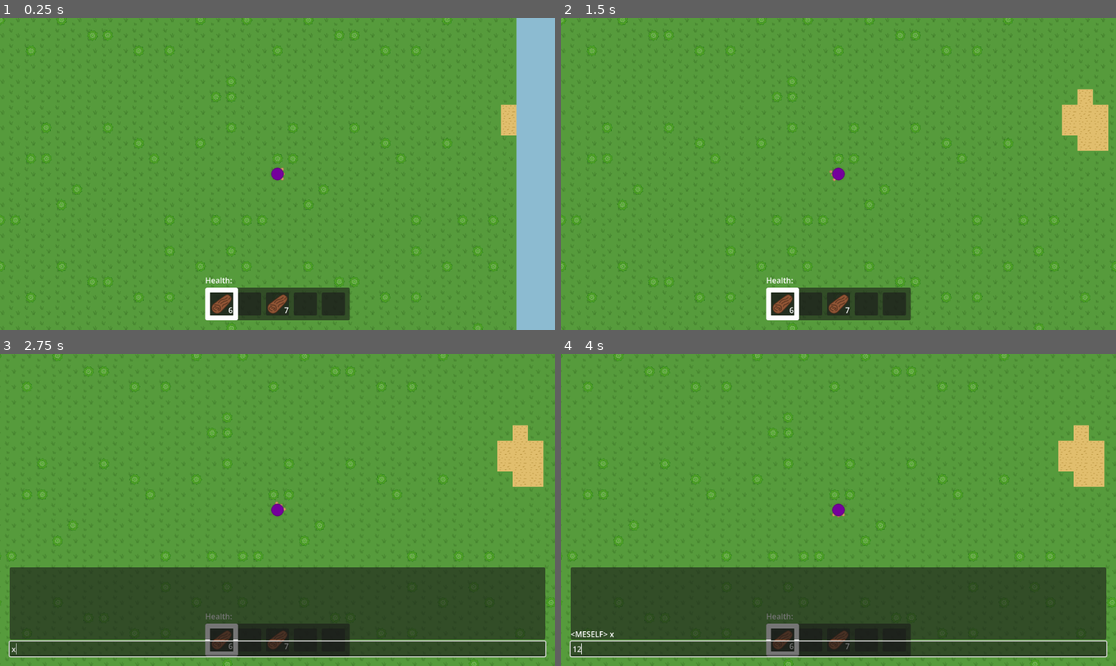
Above: before the commit, frames 1-4 (two rows, left to right).
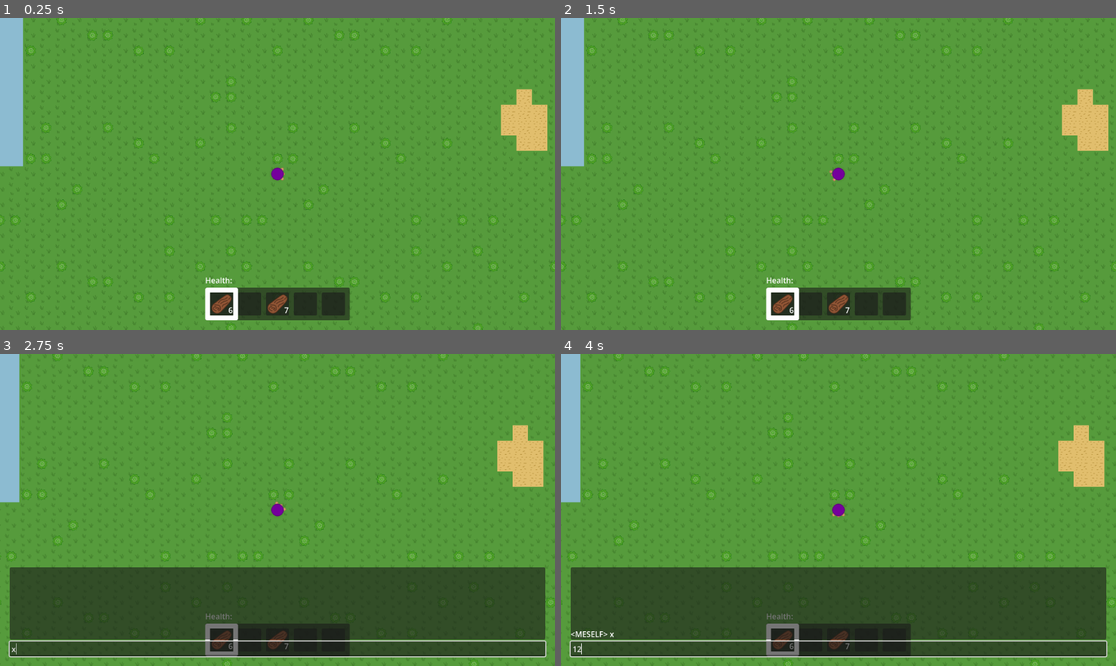
Above: after the commit, the same moments.

Repository: artmouse155/lets_survive
Game: Godot game, scene res://Scenes/WorldTest.tscn
The game is run twice, just before and just after one commit, with the same random seed, the same clock (stepped at 60 frames per second) and the same inputs.
Inputs (mouse positions are in pixels of both pictures, inside the frame that each line leads up to):
- Up to frame 1 (0.25 s): no input
- Up to frame 2 (1.5 s): drag from (838, 174) to (894, 105) at 0.52 s; tap Enter at 1.25 s; drag from (727, 189) to (838, 174) at 1.27 s
- Up to frame 3 (2.75 s): tap Space at 2 s; move the mouse to (333, 441) at 2.02 s; hold D (right) from 2.03 s (still down); tap T (chat) at 2.1 s; tap X (drop) at 2.3 s
- Up to frame 4 (4 s): release D (right) at 2.75 s; tap Enter at 2.75 s; drag from (810, 572) to (838, 510) at 2.77 s; click (838, 650) at 3.52 s; type "12" at 3.6 s

The runs differ from the first frame. In frame 1, 9.2% of the frame differs, in the area x 0-100%, y 0-100%; in frame 2, 2.2%; in frame 3, 1.8%; in frame 4, 1.8%.

Commit message:
✨(Chunkloading) Added chunk saving and loading

Diff:
--- /dev/null
+++ b/Resources/Blocks/grass.tres
@@ -0,0 +1,8 @@
+[gd_resource type="Resource" script_class="BlockData" format=3 uid="uid://dfras14tehstb"]
+
+[ext_resource type="Script" uid="uid://digh45n3fe8qj" path="res://Scripts/CustomResource/block_data.gd" id="1_d5mai"]
+
+[resource]
+script = ExtResource("1_d5mai")
+source_id = 1
+metadata/_custom_type_script = "uid://digh45n3fe8qj"
--- /dev/null
+++ b/Resources/Blocks/sand.tres
@@ -0,0 +1,9 @@
+[gd_resource type="Resource" script_class="BlockData" format=3 uid="uid://b52myo1vclp50"]
+
+[ext_resource type="Script" uid="uid://digh45n3fe8qj" path="res://Scripts/CustomResource/block_data.gd" id="1_2mccw"]
+
+[resource]
+script = ExtResource("1_2mccw")
+atlas = Vector2i(1, 0)
+source_id = 1
+metadata/_custom_type_script = "uid://digh45n3fe8qj"
--- /dev/null
+++ b/Resources/Blocks/water.tres
@@ -0,0 +1,9 @@
+[gd_resource type="Resource" script_class="BlockData" format=3 uid="uid://bo0ljasodv0hu"]
+
+[ext_resource type="Script" uid="uid://digh45n3fe8qj" path="res://Scripts/CustomResource/block_data.gd" id="1_7rhgr"]
+
+[resource]
+script = ExtResource("1_7rhgr")
+atlas = Vector2i(2, 0)
+source_id = 1
+metadata/_custom_type_script = "uid://digh45n3fe8qj"
--- a/Scenes/World/chunk_loader.gd
+++ b/Scenes/World/chunk_loader.gd
@@ -2,10 +2,9 @@
 
 signal world_item_dropped(sender : Node2D, item : Item, cooldown : float)
 
-const RENDER_DISTANCE : int = 3
+const RENDER_DISTANCE : int = 2
 
 var terrain_gen : FastNoiseLite = preload("uid://dyd1hw7adwaqb")
-const _NEW_CHUNK_PACKED : PackedScene = preload("uid://e2gerewc8xew")
 
 var _world_name: String
 var seed_int : int
@@ -26,21 +25,14 @@
 func load_chunk(coords : Vector2i) -> void:
 	var saved_chunk := saved_chunk_data(coords)
 	if saved_chunk:
-		var chunk : Chunk = _NEW_CHUNK_PACKED.instantiate()
-		chunk._coordinates = saved_chunk.coordinates
-		chunk.ground.set_tile_map_data_from_array(saved_chunk.ground_tile_map_data)
-		chunk.above_ground.set_tile_map_data_from_array(saved_chunk.above_ground_tile_map_data)
-		for breakable in saved_chunk.breakables:
-			chunk.breakable_group.add_child(breakable)
-		# TODO: Add entities where they ought to go
+		add_child(Chunk.from_chunk_save(saved_chunk))
 	else:
 		_generate_chunk(coords)
 
 func _generate_chunk(coords : Vector2i) -> void:
-	var chunk : Chunk = _NEW_CHUNK_PACKED.instantiate()
 	var random := RandomNumberGenerator.new()
 	random.seed = seed_int
-	chunk.generate(coords, random, terrain_gen, world_item_dropped)
+	var chunk := Chunk.generate(coords, random, terrain_gen, world_item_dropped)
 	add_child(chunk)
 
 func clear() -> void:
--- /dev/null
+++ b/Scripts/CustomResource/block_data.gd
@@ -0,0 +1,23 @@
+class_name BlockData extends Resource
+
+@export var atlas : Vector2i
+@export var source_id : int
+
+const AIR : StringName = &"air"
+const _BACKUP_BLOCK : StringName = &"grass"
+
+# We have to use `load` instead of `preload` here because `preload` assumes the script
+# itself is already loaded. Because we are loading a `BlockData`, this does not work correctly.
+static var _block_data : Dictionary[StringName,BlockData] = {
+	&"grass" : load("uid://dfras14tehstb") as BlockData,
+	&"sand" : load("uid://b52myo1vclp50") as BlockData,
+	&"water" : load("uid://bo0ljasodv0hu") as BlockData
+}
+
+static func block_data(block : StringName) -> BlockData:
+	if block in _block_data.keys():
+		return _block_data[block]
+	if block == AIR:
+		return null
+	push_warning("Block \"%s\" not found" % block)
+	return _block_data[block]
--- /dev/null
+++ b/Scripts/CustomResource/block_grid.gd
@@ -0,0 +1,26 @@
+class_name BlockGrid extends Resource
+
+# export_storage means stored in the file but not the editor.
+@export_storage var data : Array[PackedStringArray] = []
+
+func _init() -> void:
+	for i in range(World.CHUNK_SIZE.x):
+		data.push_back([])
+		for j in range(World.CHUNK_SIZE.y):
+			data[i].push_back(BlockData.AIR)
+
+func set_block(coordinate: Vector2i, block: StringName) -> void:
+	validate_coordinate(coordinate)
+	data[coordinate.x][coordinate.y] = str(block)
+
+func get_block(coordinate: Vector2i) -> StringName:
+	validate_coordinate(coordinate)
+	return data[coordinate.x][coordinate.y]
+
+func validate_coordinate(coordinate: Vector2i) -> void:
+	if ((coordinate.x >= 0) and
+		(coordinate.y >= 0) and
+		(coordinate.x < World.CHUNK_SIZE.x) and
+		(coordinate.y < World.CHUNK_SIZE.y)):
+		return
+	push_error("Coordinates %v outside of boundaries %v and %v" % [coordinate, Vector2.ZERO, World.CHUNK_SIZE])
--- a/Scripts/CustomResource/chunk_save.gd
+++ b/Scripts/CustomResource/chunk_save.gd
@@ -2,23 +2,10 @@
 extends Resource
 
 var coordinates : Vector2i
-var ground_tile_map_data: PackedByteArray
-var above_ground_tile_map_data: PackedByteArray
+var ground_block_grid: BlockGrid
+var above_ground_block_grid: BlockGrid
 var breakables: Array[Breakable]
 var entities: Array[Entity]
-
-#func _init(
-	#coordinates: Vector2i,
-	#ground_tile_map_data: PackedByteArray,
-	#above_ground_tile_map_data: PackedByteArray,
-	#breakables: Array[Breakable],
-	#entities: Array[Entity]
-	#) -> void:
-	#_coordinates = coordinates
-	#_ground_tile_map_data = ground_tile_map_data
-	#_above_ground_tile_map_data = above_ground_tile_map_data
-	#_breakables = breakables
-	#_entities = entities
 
 
 static func c_to_s(coords : Vector2i) -> String:
--- a/Scripts/World/chunk.gd
+++ b/Scripts/World/chunk.gd
@@ -1,12 +1,8 @@
 @tool
 class_name Chunk extends Node2D
 
-const PACKED_TREE : PackedScene = preload("uid://dg8ianfbwidj5")
-
-const SOURCE_ID := 1
-const GRASS_ATLAS := Vector2i(0,0)
-const SAND_ATLAS := Vector2i(1,0)
-const WATER_ATLAS := Vector2i(2,0)
+const _NEW_CHUNK_PACKED : PackedScene = preload("uid://e2gerewc8xew")
+const _PACKED_TREE : PackedScene = preload("uid://dg8ianfbwidj5")
 
 enum STAGE {EMPTY, FINISHED}
 
@@ -17,54 +13,103 @@
 		_coordinates = value
 		position = _coordinates * World.TILE_SIZE * World.CHUNK_SIZE
 
+var ground_block_grid : BlockGrid = BlockGrid.new():
+	get:
+		return ground_block_grid
+	set(value):
+		ground_block_grid = value
+		_update_ground_tm()
+
+var above_ground_block_grid : BlockGrid = BlockGrid.new():
+	get:
+		return above_ground_block_grid
+	set(value):
+		above_ground_block_grid = value
+		_update_above_ground_tm()
+
 @export_group("🔒 Node References")
 @export var ground : TileMapLayer
 @export var above_ground : TileMapLayer
 @export var breakable_group : CanvasGroup
 
+
 func get_coordinate() -> Vector2i:
 	return _coordinates
 
-func generate(coordinates : Vector2i, random : RandomNumberGenerator, terrain_gen : FastNoiseLite, world_item_dropped : Signal) -> void:
+func _generate(coordinates : Vector2i, random : RandomNumberGenerator, terrain_gen : FastNoiseLite, world_item_dropped : Signal) -> void:
 	_coordinates = coordinates
+	var temp_ground_block_grid := BlockGrid.new()
 	var offset := _coordinates * World.CHUNK_SIZE
 	for x in range(World.CHUNK_SIZE.x):
 		for y in range(World.CHUNK_SIZE.y):
 			var noise_val : float = terrain_gen.get_noise_2d(x + offset.x,y + offset.y)
-			var tile_atlas := _noise_to_atlas(noise_val)
-			ground.set_cell(Vector2i(x,y), SOURCE_ID, tile_atlas)
+			var block := _noise_to_block(noise_val)
+			temp_ground_block_grid.set_block(Vector2i(x,y), block)
 			if (random.randf() < .1) && (noise_val < .1):
 				_spawn_tree(ground.map_to_local(Vector2i(x,y)), world_item_dropped)
+	ground_block_grid = temp_ground_block_grid
 
-static func _noise_to_atlas(noise_val : float) -> Vector2i:
+static func generate(coordinates : Vector2i, random : RandomNumberGenerator, terrain_gen : FastNoiseLite, world_item_dropped : Signal) -> Chunk:
+	var chunk : Chunk = _NEW_CHUNK_PACKED.instantiate()
+	chunk._generate(coordinates, random, terrain_gen, world_item_dropped)
+	return chunk
+
+static func _noise_to_block(noise_val : float) -> StringName:
 	if (noise_val < .2):
-		return GRASS_ATLAS
+		return &"grass"
 	elif (noise_val < .25):
-		return SAND_ATLAS
-	return WATER_ATLAS
+		return &"sand"
+	return &"water"
 
 func _spawn_tree(coords : Vector2, world_item_dropped : Signal) -> void:
-	var tree : Breakable = PACKED_TREE.instantiate()
+	var tree : Breakable = _PACKED_TREE.instantiate()
 	tree.position = coords
 	SignalPipe.pipe(tree.world_item_dropped,world_item_dropped)
 	breakable_group.add_child(tree)
 
-func save(entity_spawner : EntitySpawner) -> ChunkSave:
+func _update_ground_tm() -> void:
+	for x in range(World.CHUNK_SIZE.x):
+		for y in range(World.CHUNK_SIZE.y):
+			var block := ground_block_grid.get_block(Vector2i(x,y))
+			var ground_block_data : BlockData = BlockData.block_data(block)
+			#print("Got my atlas: %v and source id: %d" % [ground_block_data.atlas, ground_block_data.source_id])
+			if ground_block_data:
+				ground.set_cell(
+					Vector2i(x,y),
+					ground_block_data.source_id,
+					ground_block_data.atlas)
+
+func _update_above_ground_tm() -> void:
+	# TODO: Implement above ground tilemap
+	pass
+	#for x in range(World.CHUNK_SIZE.x):
+		#for y in range(World.CHUNK_SIZE.y):
+			#var ground_block_data := BlockData.block_data(
+				#ground_block_grid.get_block(Vector2i(x,y)))
+			#ground.set_cell(
+				#Vector2i(x,y),
+				#ground_block_data.source_id,
+				#ground_block_data.atlas)
+
+func get_chunk_save(entity_spawner : EntitySpawner) -> ChunkSave:
 	var breakables : Array[Breakable] = []
 	for child in breakable_group.get_children():
 		if child is Breakable:
 			breakables.push_back(child)
 	var chunk_save := ChunkSave.new()
 	chunk_save.coordinates = _coordinates
-	chunk_save.ground_tile_map_data = ground.tile_map_data
-	chunk_save.above_ground_tile_map_data = above_ground.tile_map_data
+	chunk_save.ground_block_grid = ground_block_grid
+	chunk_save.above_ground_block_grid = above_ground_block_grid
 	chunk_save.breakables = [] # TODO: add breakables
-	chunk_save.entities = []
+	chunk_save.entities = [] # TODO: add entities
 	return chunk_save
-	#return ChunkSave.new(
-		#_coordinates,
-		#ground.tile_map_data,
-		#above_ground.tile_map_data,
-		#breakables,
-		#[] #TODO: Save entities
-	#)
+
+static func from_chunk_save(saved_chunk: ChunkSave) -> Chunk:
+	var chunk : Chunk = _NEW_CHUNK_PACKED.instantiate()
+	chunk._coordinates = saved_chunk.coordinates
+	chunk.ground_block_grid = saved_chunk.ground_block_grid
+	chunk.above_ground_block_grid = saved_chunk.above_ground_block_grid
+	for breakable in saved_chunk.breakables:
+		chunk.breakable_group.add_child(breakable)
+	# TODO: Add entities where they ought to go
+	return chunk
--- a/Scripts/World/world.gd
+++ b/Scripts/World/world.gd
@@ -56,7 +56,7 @@
 	var chunk_saves : Array[ChunkSave] = []
 	for child in chunk_loader.get_children():
 		if child is Chunk:
-			chunk_saves.push_back(child.save(entity_spawner))
+			chunk_saves.push_back(child.get_chunk_save(entity_spawner))
 	return chunk_saves
 
 ## Returns the tile directly underneath the given world position.
Not shown, added: Scripts/CustomResource/block_data.gd.uid
Not shown, added: Scripts/CustomResource/block_grid.gd.uid
